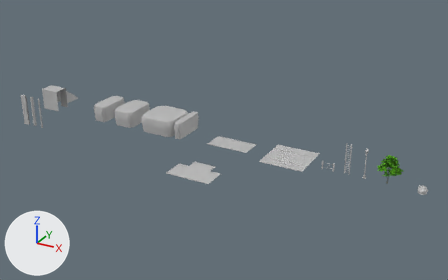
An edit to the FBX model MorningStarAlpha/Assets/Background/Model/useing/05_near_obj.fbx, drawn before and after from the same camera.
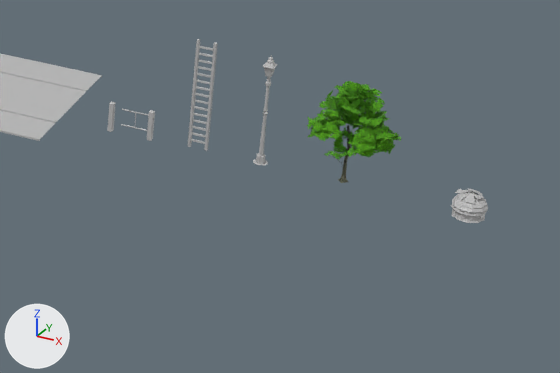
Each version is shown whole from a 50 mm lens placed at (79.0, -214.5, 110.2), pointed at (-39.5, 1.0, 2.4), then close up on the part from 65% to 100% of the width and 47% to 85% of the height. Lighting does not change. The marker at lower left points along +X, +Y and +Z. Where no turn or scale is listed for an object, it has been applied to the vertices.

Objects in the first close-up: '_neartest_obj11', '_neartest_obj12', '_neartest_obj16', '_neartest_obj18', '_neartest_obj36'.
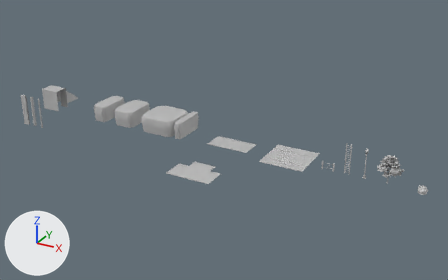
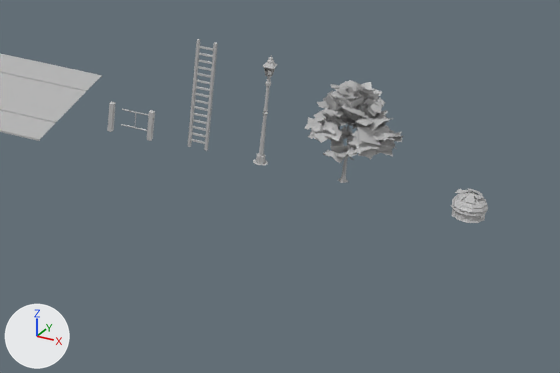
Where the newer file only moved an object's origin or applied its transform, the numbers keep the older frame.

Changed parts and their boxes [x1, y1, x2, y2] in the close-ups (560 x 373 px):
```json
{"object": "_neartest_obj36", "change": "recoloured", "before": [305, 80, 403, 163], "after": [305, 80, 403, 163]}
```

Edits to the scene script, one JSON object a line:
```json
{"block": "me_mesh_005", "where": "me_mesh_005.from_pydata(...)  # 1637 vertices, 685 faces; spans x -4.61..6.0, y -4.28..5.41, z -4.31..4.42"}
{"op": "remove", "block": "me_mesh_005", "code": "me_mesh_005.materials.append(mat_aistandardsurface1)"}
{"op": "add", "block": "me_mesh_005", "code": "me_mesh_005.materials.append(mat_lambert2)  # grey #bcbcbc"}
```
